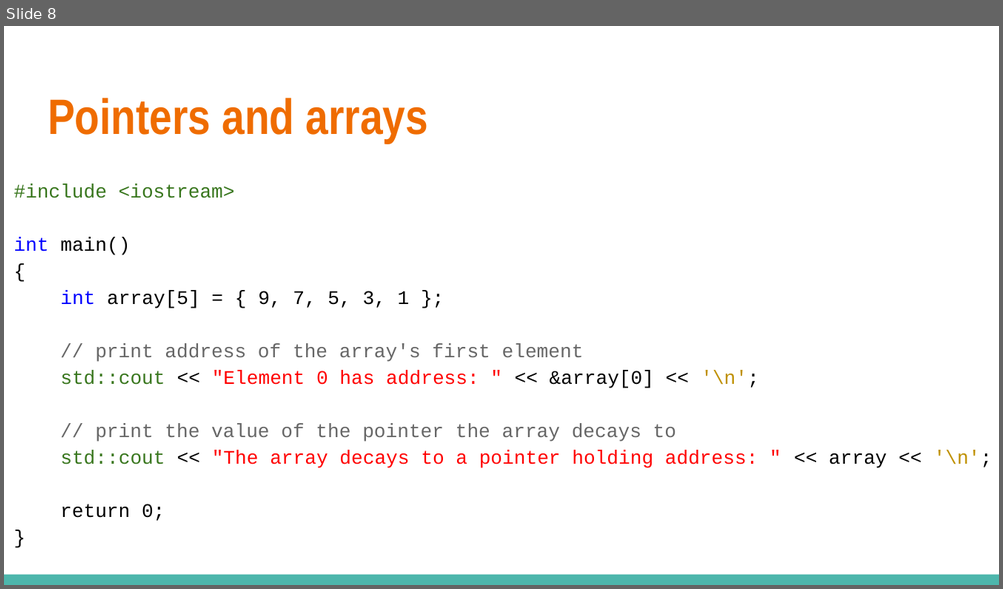
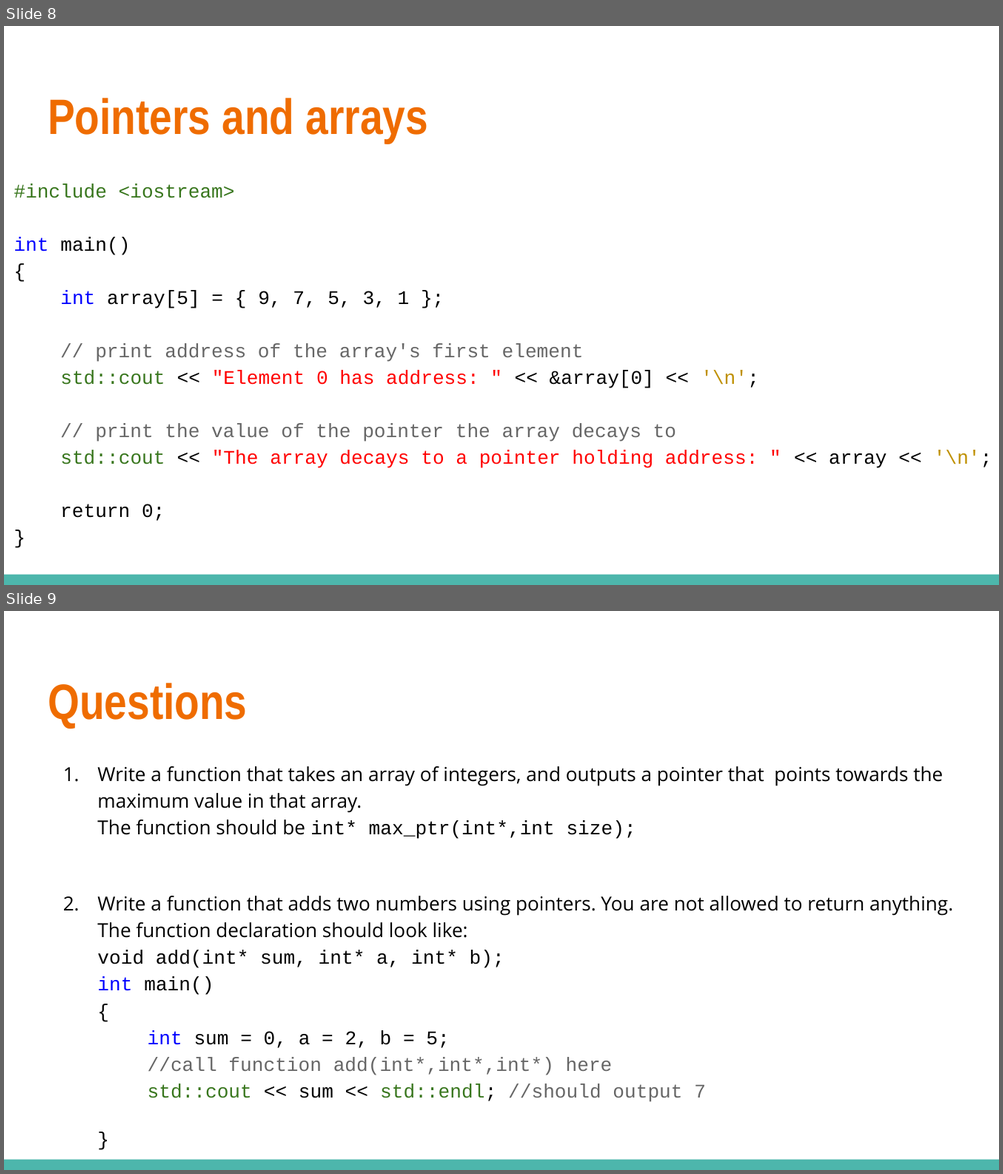
Before and after one commit to MuhammadUsaid/OOP_Workshop, a slide deck: Day 8.pptx. Shown one above the other, each under a label of ours: slide 8 before the commit, slides 8 and 9 after it. The pictures are 1003x589 and 1003x1174 pixels, drawn with LibreOffice and Linux fonts; fonts in the diff are those of the drawing. Boxes give left, top, right and bottom in pixels: in the first picture for what was removed or moved away, otherwise in the second. Text is boxed around its words. In the diff, an @@ line names an element or a change of style, - is before the commit and + after.

Commit message:
Day 8 with Questions added

```diff
--- a/Day 8.pptx
+++ b/Day 8.pptx
@@ slide 9 added at [4,611,999,1170], background #FFFFFF; not listed: 1 template element that a slide beside it also shows @@
@@ title added at [48,683,247,728], 36 pt, text #EF6C00, bold @@
+Questions
@@ text added at [97,766,953,1102], 14 pt, text #000000 @@
+1. Write a function that takes an array of integers, and outputs a pointer that points towards the maximum value in that array.
+   The function should be int* max_ptr(int*,int size);
+2. Write a function that adds two numbers using pointers. You are not allowed to return anything. The function declaration should look like:
+   void add(int* sum, int* a, int* b);
+   int main()
+   {
+   int sum = 0, a = 2, b = 5;
+   //call function add(int*,int*,int*) here
+   std::cout << sum << std::endl; //should output 7
+}
```
